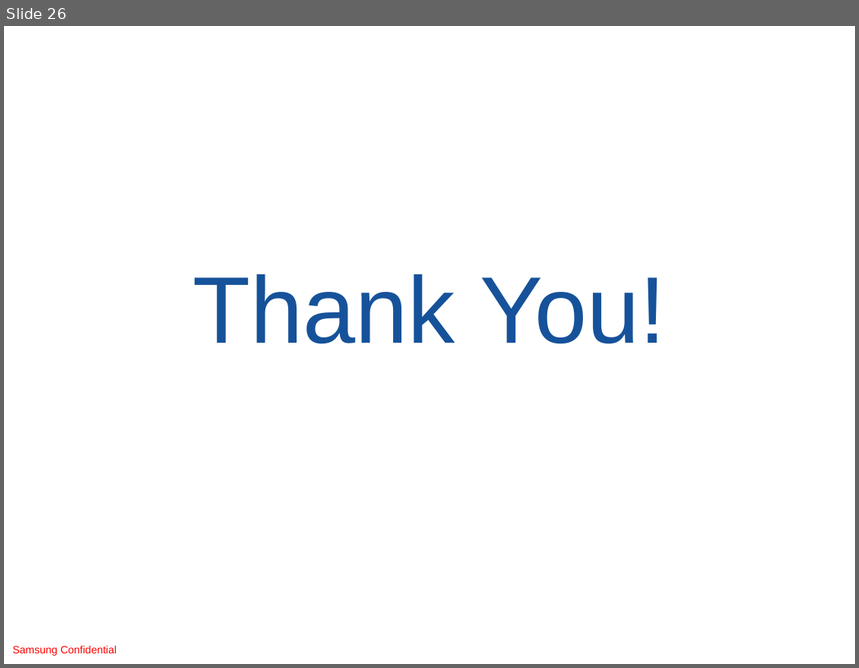
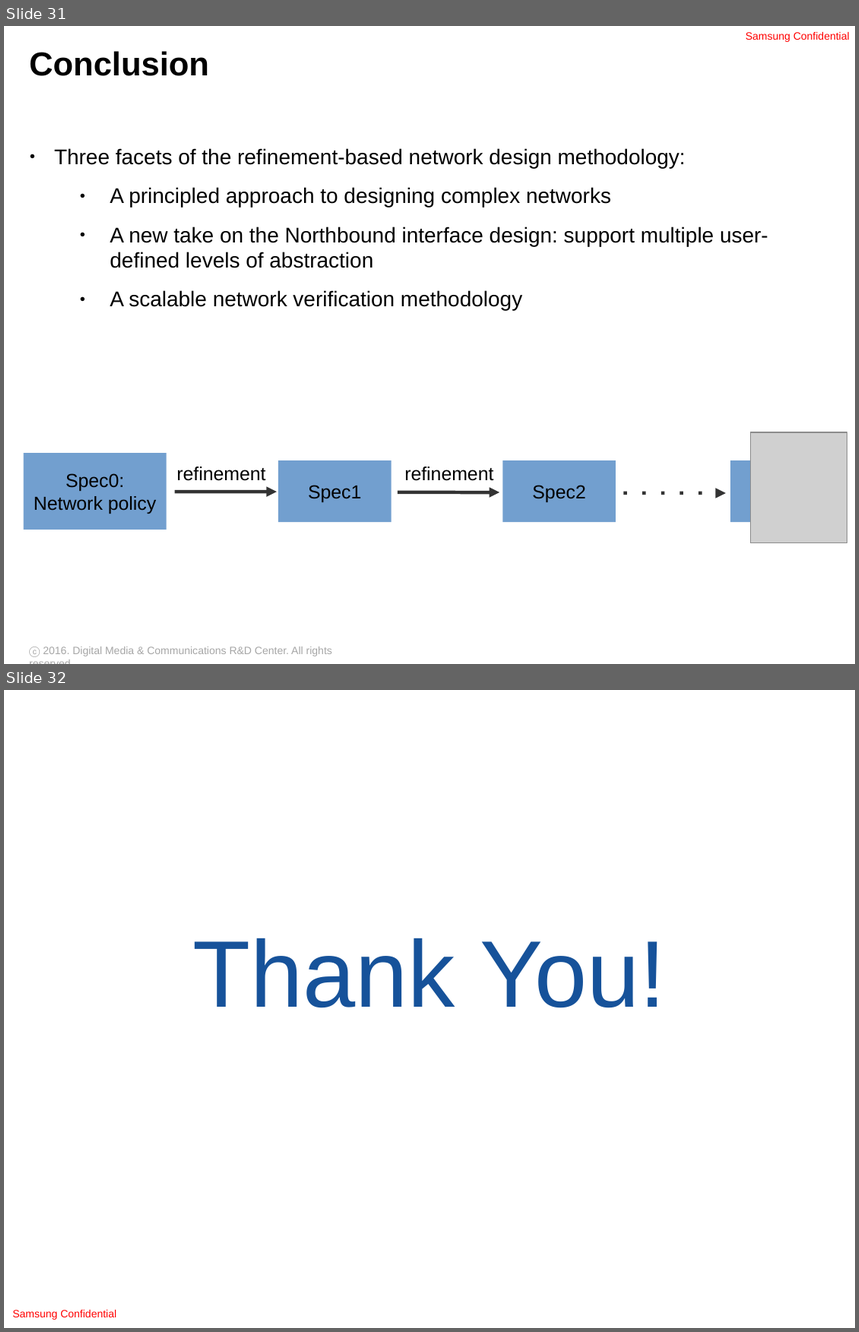
Before and after one commit to ryzhyk/cocoon, a slide deck: doc/distsys_talk_03_09_16.odp. Shown one above the other, each under a label of ours: slide 26 before the commit, slides 31 and 32 after it. The pictures are 859x668 and 859x1332 pixels, drawn with LibreOffice and Linux fonts; fonts in the diff are those of the drawing; grey boxes stand for pictures; background and template pictures are left out. Boxes give left, top, right and bottom in pixels: in the first picture for what was removed or moved away, otherwise in the second. Text is boxed around its words. In the diff, an @@ line names an element or a change of style, - is before the commit and + after.

```diff
--- a/doc/distsys_talk_03_09_16.odp
+++ b/doc/distsys_talk_03_09_16.odp
@@ slide 31 added at <box>4,26,855,664</box>, background #FFFFFF @@
@@ text added at <box>746,32,850,42</box>, 9 pt, text #FF0000 @@
+Samsung Confidential
@@ title added at <box>29,51,209,76</box>, 28 pt, text #000000, bold @@
+Conclusion
@@ text added at <box>54,148,769,311</box>, 18 pt, text #000000 @@
+● Three facets of the refinement-based network design methodology:
+  ● A principled approach to designing complex networks
+  ● A new take on the Northbound interface design: support multiple user-defined levels of abstraction
+  ● A scalable network verification methodology
@@ picture added at <box>750,433,848,544</box> @@
@@ rectangle added at <box>24,453,167,530</box>, fill #729FCF, 16 pt, text #000000 @@
+Spec0: Network policy
@@ text added at <box>177,467,265,481</box>, 16 pt, text #000000 @@
+refinement
@@ rectangle added at <box>278,461,392,522</box>, fill #729FCF, 16 pt, text #000000 @@
+Spec1
@@ text added at <box>405,467,493,481</box>, 16 pt, text #000000 @@
+refinement
@@ rectangle added at <box>503,461,616,522</box>, fill #729FCF, 16 pt, text #000000 @@
+Spec2
@@ rectangle added at <box>731,461,844,522</box>, fill #729FCF, 16 pt, text #000000 @@
+SpecN
@@ arrow added from (174, 492) to (276, 492), #333333 2.89 pt @@
@@ arrow added from (397, 493) to (500, 493), #333333 2.89 pt @@
@@ arrow added from (623, 493) to (726, 493), #333333 2.89 pt @@
@@ text added at <box>29,647,332,658</box>, 9 pt, text #A6A6A6 @@
+ⓒ 2016. Digital Media & Communications R&D Center. All rights reserved.
@@ what was slide 26 is now slide 32 @@
```
Also in this commit, not shown: 10 slides changed, 6 other slides added, 1 slide removed.
